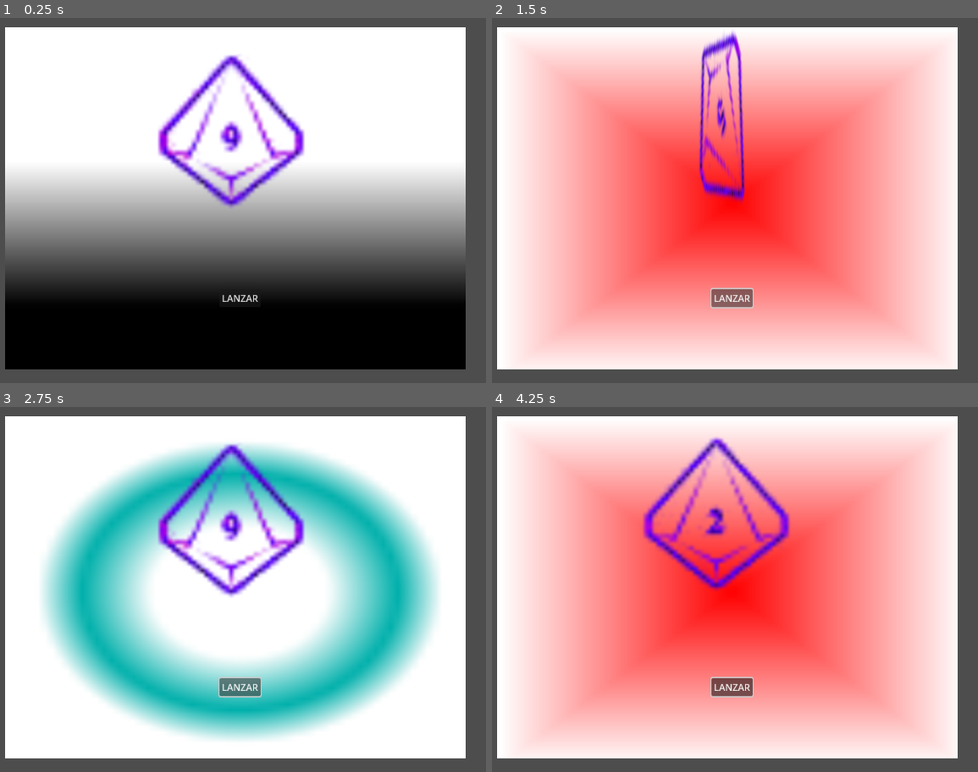
Above: before the commit, frames 1-4 (two rows, left to right).
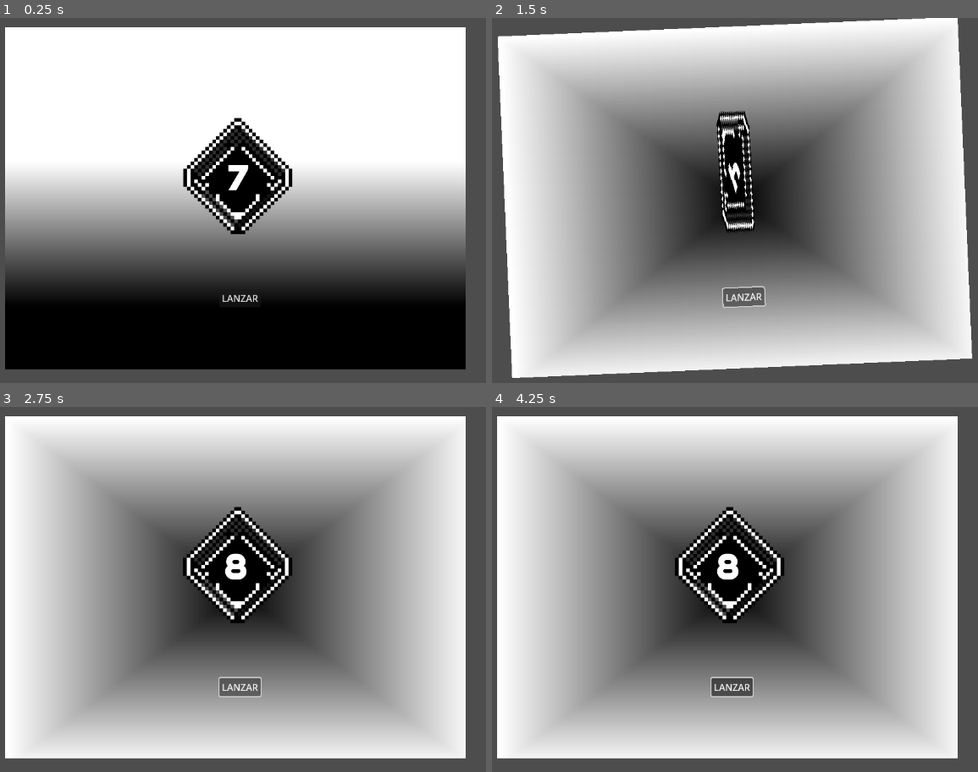
Above: after the commit, the same moments.

Repository: Rodro375/Sanda-Game-Jam-Pixel_y_Cafe
Game: Godot game, scene res://Minijuegos/Dado/minijuego_dado.tscn
Two runs of this game, one before a commit and one after it. Both use one fixed random seed, a clock stepped at 60 frames per second and the inputs below. The project has no main scene, so this scene is started directly.
Inputs (mouse positions are in pixels of both pictures, inside the frame that each line leads up to):
- Up to frame 1 (0.25 s): no input
- Up to frame 2 (1.5 s): click "LANZAR" at 0.5 s; click "LANZAR" at 1.25 s
- Up to frame 3 (2.75 s): click "LANZAR" at 2 s
- Up to frame 4 (4.25 s): move the mouse to (973, 578) at 2.77 s; tap Enter at 3.5 s; move the mouse to (691, 615) at 3.52 s

The runs differ from the first frame. In frame 1, 6.7% of the frame differs, in the area x 32-63%, y 10-60%; in frame 2, 80%, in the area x 1-99%, y 0-99%; in frame 3, 74%; in frame 4, 74%.

Commit message:
MinijuegosFinal

Diff:
--- a/Minijuegos/Dado/Recursos/PanelArriba.tres
+++ /dev/null
@@ -1,11 +0,0 @@
-[gd_resource type="GradientTexture2D" load_steps=2 format=3 uid="uid://cfrigbmhby7nq"]
-
-[sub_resource type="Gradient" id="Gradient_127pm"]
-offsets = PackedFloat32Array(0, 0.942982)
-colors = PackedColorArray(0.594789, 0.0678347, 0, 1, 1, 1, 1, 1)
-
-[resource]
-gradient = SubResource("Gradient_127pm")
-fill = 2
-fill_from = Vector2(0.5, 0.478632)
-fill_to = Vector2(0, 1)
--- a/Minijuegos/Dado/Recursos/PanelRadial2.tres
+++ /dev/null
@@ -1,12 +0,0 @@
-[gd_resource type="GradientTexture2D" load_steps=2 format=3 uid="uid://bhocddvpk4tmo"]
-
-[sub_resource type="Gradient" id="Gradient_gcrp6"]
-interpolation_mode = 2
-offsets = PackedFloat32Array(0, 0.508772, 0.714912, 0.986842)
-colors = PackedColorArray(0, 0.720471, 0.491477, 1, 0.948018, 0.98547, 0.973566, 1, 0.857979, 0.805866, 1, 1, 1, 1, 1, 1)
-
-[resource]
-gradient = SubResource("Gradient_gcrp6")
-fill = 1
-fill_from = Vector2(0.5, 0.478632)
-fill_to = Vector2(0, 1)
--- a/Minijuegos/Dado/Recursos/PanelX.tres
+++ /dev/null
@@ -1,12 +0,0 @@
-[gd_resource type="GradientTexture2D" load_steps=2 format=3 uid="uid://bsnskypj6c383"]
-
-[sub_resource type="Gradient" id="Gradient_gcrp6"]
-interpolation_mode = 2
-offsets = PackedFloat32Array(0, 0.508772, 0.714912, 0.986842)
-colors = PackedColorArray(0, 0.720471, 0.491477, 1, 0.948018, 0.98547, 0.973566, 1, 0.857979, 0.805866, 1, 1, 1, 1, 1, 1)
-
-[resource]
-gradient = SubResource("Gradient_gcrp6")
-fill = 1
-fill_from = Vector2(0.5, 0.478632)
-fill_to = Vector2(0.247863, 0.884615)
--- a/Minijuegos/Dado/Recursos/Paneldefault.tres
+++ /dev/null
@@ -1,10 +0,0 @@
-[gd_resource type="GradientTexture2D" load_steps=2 format=3 uid="uid://bytljngvgb4wv"]
-
-[sub_resource type="Gradient" id="Gradient_gcrp6"]
-colors = PackedColorArray(1, 0.76, 0.2, 1, 1, 1, 1, 1)
-
-[resource]
-gradient = SubResource("Gradient_gcrp6")
-fill = 1
-fill_from = Vector2(0.482906, 0.5)
-fill_to = Vector2(0, 1)
--- a/Minijuegos/Dado/dado.gd
+++ b/Minijuegos/Dado/dado.gd
@@ -1,19 +1,62 @@
 extends Sprite2D
-enum TipoDado{D6,D9,D12,D20}
+enum TipoDado{D6,D9,D12}
 @export var tipoDado:TipoDado
 @export var maximoTiempo:float
+@export var texturaD9:Texture2D
+@export var texturaD12: Texture2D
+var numeroIntento:int=0
+func _ready() -> void:
+	match tipoDado:
+		TipoDado.D6:
+			texture=texturaD9
+			hframes=3
+			vframes=3
+		TipoDado.D9:
+			texture=texturaD9
+			hframes=3
+			vframes=3
+		TipoDado.D12:
+			texture=texturaD12
+			hframes=4
+			vframes=3
+
 func Lanzar():
 	#MANEJO INTERNO DE PROBABILIDAD
+	numeroIntento+=1
 	var numerodado:int
+
 	match tipoDado:
-		TipoDado.D9:
-			numerodado=randi_range(1,9)
-			print(numerodado)
+		TipoDado.D6:
+
+			numerodado=randi_range(1+numeroIntento,6)
+			print("Rango",numeroIntento,"-6")
 			$AnimationPlayer.play("lanzar")
 			await get_tree().create_timer(randf_range(0.25,maximoTiempo)).timeout
 			$AnimationPlayer.stop()
 			$".".frame=numerodado-1
+			if(numeroIntento==6):	numeroIntento=0
+			if(numerodado==6):	Exito()
+			else:	Fracaso()
+		TipoDado.D9:
+			numerodado=randi_range(1+numeroIntento,9)
+			print("Rango",numeroIntento,"-9")
+			$AnimationPlayer.play("lanzar")
+			await get_tree().create_timer(randf_range(0.25,maximoTiempo)).timeout
+			$AnimationPlayer.stop()
+			$".".frame=numerodado-1
+			if(numeroIntento==9):	numeroIntento=0
 			if(numerodado==9):	Exito()
+			else:	Fracaso()
+		TipoDado.D12:
+
+			numerodado=randi_range(1+numeroIntento,12)
+			print("Rango",numeroIntento,"-12")
+			$AnimationPlayer.play("lanzar")
+			await get_tree().create_timer(randf_range(0.15,maximoTiempo)).timeout
+			$AnimationPlayer.stop()
+			$".".frame=numerodado-1
+			if(numeroIntento==12):	numeroIntento=0
+			if(numerodado==12):	Exito()
 			else:	Fracaso()
 
 func Exito():
--- a/Minijuegos/Dado/minijuego_dado.tscn
+++ b/Minijuegos/Dado/minijuego_dado.tscn
@@ -1,7 +1,8 @@
-[gd_scene load_steps=14 format=3 uid="uid://bu6icxus7uqj7"]
-
-[ext_resource type="Texture2D" uid="uid://c453myqat17jf" path="res://Minijuegos/Dado/d9.png" id="1_2ekrg"]
+[gd_scene load_steps=15 format=3 uid="uid://bu6icxus7uqj7"]
+
+[ext_resource type="Texture2D" uid="uid://cto16xe3f2e2v" path="res://Minijuegos/Dado/DadosDef/atlasD12.png" id="1_toqb1"]
 [ext_resource type="Script" uid="uid://q4i7x1ajv4p2" path="res://Minijuegos/Dado/dado.gd" id="2_toqb1"]
+[ext_resource type="Texture2D" uid="uid://d0ey0yd84np45" path="res://Minijuegos/Dado/DadosDef/AtlasD9.png" id="3_g8ns5"]
 
 [sub_resource type="Gradient" id="Gradient_toqb1"]
 offsets = PackedFloat32Array(0, 0.521429)
@@ -88,10 +89,34 @@
 "update": 1,
 "values": [SubResource("Gradient_toqb1")]
 }
+tracks/6/type = "value"
+tracks/6/imported = false
+tracks/6/enabled = true
+tracks/6/path = NodePath("../../..:position")
+tracks/6/interp = 1
+tracks/6/loop_wrap = true
+tracks/6/keys = {
+"times": PackedFloat32Array(0),
+"transitions": PackedFloat32Array(1),
+"update": 0,
+"values": [Vector2(0, 0)]
+}
+tracks/7/type = "value"
+tracks/7/imported = false
+tracks/7/enabled = true
+tracks/7/path = NodePath("../../..:rotation")
+tracks/7/interp = 1
+tracks/7/loop_wrap = true
+tracks/7/keys = {
+"times": PackedFloat32Array(0),
+"transitions": PackedFloat32Array(1),
+"update": 0,
+"values": [0.0]
+}
 
 [sub_resource type="Gradient" id="Gradient_fty55"]
 offsets = PackedFloat32Array(0.267544, 0.482456, 0.618421)
-colors = PackedColorArray(1, 1, 1, 1, 0, 0.690381, 0.6711, 1, 1, 1, 1, 1)
+colors = PackedColorArray(1, 1, 1, 1, 0, 0, 0, 1, 1, 1, 1, 1)
 
 [sub_resource type="Animation" id="Animation_bllh5"]
 resource_name = "exito"
@@ -147,7 +172,6 @@
 }
 
 [sub_resource type="Gradient" id="Gradient_bllh5"]
-colors = PackedColorArray(1, 0, 0, 1, 1, 1, 1, 1)
 
 [sub_resource type="Animation" id="Animation_b2pk8"]
 resource_name = "fracaso"
@@ -242,6 +266,30 @@
 "update": 0,
 "values": [0.0, 1.56905, 0.0]
 }
+tracks/3/type = "value"
+tracks/3/imported = false
+tracks/3/enabled = true
+tracks/3/path = NodePath("../../..:position")
+tracks/3/interp = 2
+tracks/3/loop_wrap = true
+tracks/3/keys = {
+"times": PackedFloat32Array(0, 0.25, 0.5, 0.75),
+"transitions": PackedFloat32Array(1, 1, 1, 1),
+"update": 0,
+"values": [Vector2(0, 0), Vector2(0, -20), Vector2(0, 0), Vector2(0, 20)]
+}
+tracks/4/type = "value"
+tracks/4/imported = false
+tracks/4/enabled = true
+tracks/4/path = NodePath("../../..:rotation")
+tracks/4/interp = 2
+tracks/4/loop_wrap = true
+tracks/4/keys = {
+"times": PackedFloat32Array(0, 0.25, 0.5, 0.75),
+"transitions": PackedFloat32Array(1, 1, 1, 1),
+"update": 0,
+"values": [0.0, 0.0523599, 0.0, -0.0523599]
+}
 
 [sub_resource type="AnimationLibrary" id="AnimationLibrary_fty55"]
 _data = {
@@ -255,8 +303,8 @@
 thickness = 0
 
 [node name="MinijuegoDado" type="SubViewportContainer"]
-offset_right = 40.0
-offset_bottom = 40.0
+offset_right = 800.0
+offset_bottom = 600.0
 
 [node name="SubViewport" type="SubViewport" parent="."]
 handle_input_locally = false
@@ -277,18 +325,20 @@
 size_flags_vertical = 4
 theme_override_styles/panel = SubResource("StyleBoxTexture_rrdpa")
 
-[node name="Sprite2D" type="Sprite2D" parent="SubViewport/PanelContainer"]
-position = Vector2(381, 176)
-scale = Vector2(2, 2)
-texture = ExtResource("1_2ekrg")
+[node name="dado" type="Sprite2D" parent="SubViewport/PanelContainer"]
+position = Vector2(396, 251)
+scale = Vector2(0.5, 0.5)
+texture = ExtResource("3_g8ns5")
 hframes = 3
 vframes = 3
-frame = 8
+frame = 6
 script = ExtResource("2_toqb1")
 tipoDado = 1
 maximoTiempo = 0.5
-
-[node name="AnimationPlayer" type="AnimationPlayer" parent="SubViewport/PanelContainer/Sprite2D"]
+texturaD9 = ExtResource("3_g8ns5")
+texturaD12 = ExtResource("1_toqb1")
+
+[node name="AnimationPlayer" type="AnimationPlayer" parent="SubViewport/PanelContainer/dado"]
 libraries = {
 &"": SubResource("AnimationLibrary_fty55")
 }
@@ -315,4 +365,4 @@
 size_flags_vertical = 4
 text = "LANZAR"
 
-[connection signal="pressed" from="SubViewport/PanelContainer/VBoxContainer/HBoxContainer/lanzar" to="SubViewport/PanelContainer/Sprite2D" method="Lanzar"]
+[connection signal="pressed" from="SubViewport/PanelContainer/VBoxContainer/HBoxContainer/lanzar" to="SubViewport/PanelContainer/dado" method="Lanzar"]
--- a/Minijuegos/Esquivar/escenario2.tscn
+++ b/Minijuegos/Esquivar/Etapas/escenario1.tscn
@@ -1,13 +1,13 @@
-[gd_scene load_steps=11 format=3 uid="uid://criw4g3654548"]
+[gd_scene load_steps=11 format=3 uid="uid://0trgjpw1gmg"]
 
-[ext_resource type="Script" uid="uid://bntmhg83vvum4" path="res://Minijuegos/Esquivar/movimiento.gd" id="1_edvs1"]
-[ext_resource type="Texture2D" uid="uid://bsfbdc4v3tr6a" path="res://Minijuegos/Esquivar/AssetsDef/jugador.png" id="2_yutk4"]
-[ext_resource type="Texture2D" uid="uid://bu8bq8ua18p6r" path="res://Minijuegos/Esquivar/AssetsDef/nave1.png" id="3_cnasn"]
-[ext_resource type="Script" uid="uid://bhpid5j6k62uo" path="res://Minijuegos/Esquivar/Enemigo.gd" id="4_nq2yg"]
-[ext_resource type="PackedScene" uid="uid://g63m6j66g8rn" path="res://Minijuegos/Esquivar/objetos/bala_1.tscn" id="5_33ult"]
-[ext_resource type="Texture2D" uid="uid://de255pgq1x83q" path="res://Minijuegos/Esquivar/AssetsDef/nave3.png" id="6_cd08r"]
-[ext_resource type="Texture2D" uid="uid://bm73nyu0vdf3l" path="res://Minijuegos/Esquivar/AssetsDef/nave2.png" id="7_5rj7b"]
-[ext_resource type="PackedScene" uid="uid://c40udwia5odnw" path="res://Minijuegos/Esquivar/objetos/bala_2.tscn" id="8_ccwln"]
+[ext_resource type="Script" uid="uid://bntmhg83vvum4" path="res://Minijuegos/Esquivar/Scripts/movimiento.gd" id="1_r8i0o"]
+[ext_resource type="Texture2D" uid="uid://bsfbdc4v3tr6a" path="res://Minijuegos/Esquivar/AssetsDef/jugador.png" id="2_q71a4"]
+[ext_resource type="Texture2D" uid="uid://bu8bq8ua18p6r" path="res://Minijuegos/Esquivar/AssetsDef/nave1.png" id="3_xhv4h"]
+[ext_resource type="Script" uid="uid://bhpid5j6k62uo" path="res://Minijuegos/Esquivar/Scripts/Enemigo.gd" id="4_nptv2"]
+[ext_resource type="PackedScene" uid="uid://g63m6j66g8rn" path="res://Minijuegos/Esquivar/objetos/bala_1.tscn" id="5_clfdc"]
+[ext_resource type="Texture2D" uid="uid://de255pgq1x83q" path="res://Minijuegos/Esquivar/AssetsDef/nave3.png" id="6_x04cj"]
+[ext_resource type="Texture2D" uid="uid://bm73nyu0vdf3l" path="res://Minijuegos/Esquivar/AssetsDef/nave2.png" id="7_t2qb8"]
+[ext_resource type="PackedScene" uid="uid://c40udwia5odnw" path="res://Minijuegos/Esquivar/objetos/bala_2.tscn" id="8_my0xu"]
 
 [sub_resource type="StyleBoxFlat" id="StyleBoxFlat_r8i0o"]
 draw_center = false
@@ -42,7 +42,7 @@
 gravity_scale = 0.0
 freeze = true
 freeze_mode = 1
-script = ExtResource("1_edvs1")
+script = ExtResource("1_r8i0o")
 velocidad = 0.1
 
 [node name="CollisionShape2D" type="CollisionShape2D" parent="jugador"]
@@ -52,40 +52,40 @@
 [node name="Sprite2D" type="Sprite2D" parent="jugador/CollisionShape2D"]
 show_behind_parent = true
 position = Vector2(-3.33333, 6.66667)
-texture = ExtResource("2_yutk4")
+texture = ExtResource("2_q71a4")
 
 [node name="EnemigoVerde" type="Sprite2D" parent="." node_paths=PackedStringArray("espacioBalistico")]
-position = Vector2(113, 487)
+position = Vector2(143, 228)
 scale = Vector2(0.3, 0.3)
-texture = ExtResource("3_cnasn")
-script = ExtResource("4_nq2yg")
+texture = ExtResource("3_xhv4h")
+script = ExtResource("4_nptv2")
 comportamiento = 0
 intervalosDisparo = Array[float]([1.0, 1.25, 1.0, 0.5, 0.25])
-proyectilNormal = ExtResource("5_33ult")
+proyectilNormal = ExtResource("5_clfdc")
 velocidadesBala = Array[float]([300.0, 350.0, 650.0, 950.0, 1500.0])
 espacioBalistico = NodePath("../espacioBalas")
 
 [node name="EnemigoRojo" type="Sprite2D" parent="." node_paths=PackedStringArray("espacioBalistico")]
-position = Vector2(706, 496)
+position = Vector2(662, 249)
 scale = Vector2(0.3, 0.3)
-texture = ExtResource("6_cd08r")
-script = ExtResource("4_nq2yg")
+texture = ExtResource("6_x04cj")
+script = ExtResource("4_nptv2")
 comportamiento = 0
 intervalosDisparo = Array[float]([1.0, 1.25, 1.0, 0.5, 0.25])
-proyectilNormal = ExtResource("5_33ult")
+proyectilNormal = ExtResource("5_clfdc")
 velocidadesBala = Array[float]([300.0, 350.0, 650.0, 950.0, 1500.0])
 espacioBalistico = NodePath("../espacioBalas")
 
 [node name="EnemigoAzul" type="Sprite2D" parent="." node_paths=PackedStringArray("espacioBalistico")]
-position = Vector2(386, 87)
+position = Vector2(391, 116)
 scale = Vector2(0.3, 0.3)
-texture = ExtResource("7_5rj7b")
-script = ExtResource("4_nq2yg")
+texture = ExtResource("7_t2qb8")
+script = ExtResource("4_nptv2")
 comportamiento = 0
 intervalosDisparo = Array[float]([1.0, 1.25, 1.0, 0.5, 0.25])
-proyectilNormal = ExtResource("5_33ult")
+proyectilNormal = ExtResource("5_clfdc")
 velocidadesBala = Array[float]([300.0, 350.0, 650.0, 950.0, 1500.0])
-proyectilEspecial = ExtResource("8_ccwln")
+proyectilEspecial = ExtResource("8_my0xu")
 espacioBalistico = NodePath("../espacioBalas")
 
 [connection signal="body_entered" from="jugador" to="jugador" method="_on_body_entered"]
--- a/Minijuegos/Esquivar/escenario1.tscn
+++ b/Minijuegos/Esquivar/Etapas/escenario2.tscn
@@ -1,13 +1,13 @@
-[gd_scene load_steps=11 format=3 uid="uid://0trgjpw1gmg"]
+[gd_scene load_steps=11 format=3 uid="uid://criw4g3654548"]
 
-[ext_resource type="Script" uid="uid://bntmhg83vvum4" path="res://Minijuegos/Esquivar/movimiento.gd" id="1_r8i0o"]
-[ext_resource type="Texture2D" uid="uid://bsfbdc4v3tr6a" path="res://Minijuegos/Esquivar/AssetsDef/jugador.png" id="2_q71a4"]
-[ext_resource type="Texture2D" uid="uid://bu8bq8ua18p6r" path="res://Minijuegos/Esquivar/AssetsDef/nave1.png" id="3_xhv4h"]
-[ext_resource type="Script" uid="uid://bhpid5j6k62uo" path="res://Minijuegos/Esquivar/Enemigo.gd" id="4_nptv2"]
-[ext_resource type="PackedScene" uid="uid://g63m6j66g8rn" path="res://Minijuegos/Esquivar/objetos/bala_1.tscn" id="5_clfdc"]
-[ext_resource type="Texture2D" uid="uid://de255pgq1x83q" path="res://Minijuegos/Esquivar/AssetsDef/nave3.png" id="6_x04cj"]
-[ext_resource type="Texture2D" uid="uid://bm73nyu0vdf3l" path="res://Minijuegos/Esquivar/AssetsDef/nave2.png" id="7_t2qb8"]
-[ext_resource type="PackedScene" uid="uid://c40udwia5odnw" path="res://Minijuegos/Esquivar/objetos/bala_2.tscn" id="8_my0xu"]
+[ext_resource type="Script" uid="uid://bntmhg83vvum4" path="res://Minijuegos/Esquivar/Scripts/movimiento.gd" id="1_edvs1"]
+[ext_resource type="Texture2D" uid="uid://bsfbdc4v3tr6a" path="res://Minijuegos/Esquivar/AssetsDef/jugador.png" id="2_yutk4"]
+[ext_resource type="Texture2D" uid="uid://bu8bq8ua18p6r" path="res://Minijuegos/Esquivar/AssetsDef/nave1.png" id="3_cnasn"]
+[ext_resource type="Script" uid="uid://bhpid5j6k62uo" path="res://Minijuegos/Esquivar/Scripts/Enemigo.gd" id="4_nq2yg"]
+[ext_resource type="PackedScene" uid="uid://g63m6j66g8rn" path="res://Minijuegos/Esquivar/objetos/bala_1.tscn" id="5_33ult"]
+[ext_resource type="Texture2D" uid="uid://de255pgq1x83q" path="res://Minijuegos/Esquivar/AssetsDef/nave3.png" id="6_cd08r"]
+[ext_resource type="Texture2D" uid="uid://bm73nyu0vdf3l" path="res://Minijuegos/Esquivar/AssetsDef/nave2.png" id="7_5rj7b"]
+[ext_resource type="PackedScene" uid="uid://c40udwia5odnw" path="res://Minijuegos/Esquivar/objetos/bala_2.tscn" id="8_ccwln"]
 
 [sub_resource type="StyleBoxFlat" id="StyleBoxFlat_r8i0o"]
 draw_center = false
@@ -42,7 +42,7 @@
 gravity_scale = 0.0
 freeze = true
 freeze_mode = 1
-script = ExtResource("1_r8i0o")
+script = ExtResource("1_edvs1")
 velocidad = 0.1
 
 [node name="CollisionShape2D" type="CollisionShape2D" parent="jugador"]
@@ -52,40 +52,40 @@
 [node name="Sprite2D" type="Sprite2D" parent="jugador/CollisionShape2D"]
 show_behind_parent = true
 position = Vector2(-3.33333, 6.66667)
-texture = ExtResource("2_q71a4")
+texture = ExtResource("2_yutk4")
 
 [node name="EnemigoVerde" type="Sprite2D" parent="." node_paths=PackedStringArray("espacioBalistico")]
-position = Vector2(143, 228)
+position = Vector2(113, 487)
 scale = Vector2(0.3, 0.3)
-texture = ExtResource("3_xhv4h")
-script = ExtResource("4_nptv2")
+texture = ExtResource("3_cnasn")
+script = ExtResource("4_nq2yg")
 comportamiento = 0
 intervalosDisparo = Array[float]([1.0, 1.25, 1.0, 0.5, 0.25])
-proyectilNormal = ExtResource("5_clfdc")
+proyectilNormal = ExtResource("5_33ult")
 velocidadesBala = Array[float]([300.0, 350.0, 650.0, 950.0, 1500.0])
 espacioBalistico = NodePath("../espacioBalas")
 
 [node name="EnemigoRojo" type="Sprite2D" parent="." node_paths=PackedStringArray("espacioBalistico")]
-position = Vector2(662, 249)
+position = Vector2(706, 496)
 scale = Vector2(0.3, 0.3)
-texture = ExtResource("6_x04cj")
-script = ExtResource("4_nptv2")
+texture = ExtResource("6_cd08r")
+script = ExtResource("4_nq2yg")
 comportamiento = 0
 intervalosDisparo = Array[float]([1.0, 1.25, 1.0, 0.5, 0.25])
-proyectilNormal = ExtResource("5_clfdc")
+proyectilNormal = ExtResource("5_33ult")
 velocidadesBala = Array[float]([300.0, 350.0, 650.0, 950.0, 1500.0])
 espacioBalistico = NodePath("../espacioBalas")
 
 [node name="EnemigoAzul" type="Sprite2D" parent="." node_paths=PackedStringArray("espacioBalistico")]
-position = Vector2(391, 116)
+position = Vector2(386, 87)
 scale = Vector2(0.3, 0.3)
-texture = ExtResource("7_t2qb8")
-script = ExtResource("4_nptv2")
+texture = ExtResource("7_5rj7b")
+script = ExtResource("4_nq2yg")
 comportamiento = 0
 intervalosDisparo = Array[float]([1.0, 1.25, 1.0, 0.5, 0.25])
-proyectilNormal = ExtResource("5_clfdc")
+proyectilNormal = ExtResource("5_33ult")
 velocidadesBala = Array[float]([300.0, 350.0, 650.0, 950.0, 1500.0])
-proyectilEspecial = ExtResource("8_my0xu")
+proyectilEspecial = ExtResource("8_ccwln")
 espacioBalistico = NodePath("../espacioBalas")
 
 [connection signal="body_entered" from="jugador" to="jugador" method="_on_body_entered"]
--- a/Minijuegos/Esquivar/escenario3.tscn
+++ b/Minijuegos/Esquivar/Etapas/escenario3.tscn
@@ -1,9 +1,9 @@
 [gd_scene load_steps=12 format=3 uid="uid://cdbbpdjltkhmt"]
 
-[ext_resource type="Script" uid="uid://bntmhg83vvum4" path="res://Minijuegos/Esquivar/movimiento.gd" id="1_is1la"]
+[ext_resource type="Script" uid="uid://bntmhg83vvum4" path="res://Minijuegos/Esquivar/Scripts/movimiento.gd" id="1_is1la"]
 [ext_resource type="Texture2D" uid="uid://bsfbdc4v3tr6a" path="res://Minijuegos/Esquivar/AssetsDef/jugador.png" id="2_fmtts"]
 [ext_resource type="Texture2D" uid="uid://bu8bq8ua18p6r" path="res://Minijuegos/Esquivar/AssetsDef/nave1.png" id="3_wowlj"]
-[ext_resource type="Script" uid="uid://bhpid5j6k62uo" path="res://Minijuegos/Esquivar/Enemigo.gd" id="4_ekk2b"]
+[ext_resource type="Script" uid="uid://bhpid5j6k62uo" path="res://Minijuegos/Esquivar/Scripts/Enemigo.gd" id="4_ekk2b"]
 [ext_resource type="PackedScene" uid="uid://g63m6j66g8rn" path="res://Minijuegos/Esquivar/objetos/bala_1.tscn" id="5_a5wyi"]
 [ext_resource type="Texture2D" uid="uid://de255pgq1x83q" path="res://Minijuegos/Esquivar/AssetsDef/nave3.png" id="6_30uk7"]
 
--- a/Minijuegos/Esquivar/escenario4.tscn
+++ b/Minijuegos/Esquivar/Etapas/escenario4.tscn
@@ -1,9 +1,9 @@
 [gd_scene load_steps=11 format=3 uid="uid://btmf84qvr7jbr"]
 
-[ext_resource type="Script" uid="uid://bntmhg83vvum4" path="res://Minijuegos/Esquivar/movimiento.gd" id="1_76kxt"]
+[ext_resource type="Script" uid="uid://bntmhg83vvum4" path="res://Minijuegos/Esquivar/Scripts/movimiento.gd" id="1_76kxt"]
 [ext_resource type="Texture2D" uid="uid://bsfbdc4v3tr6a" path="res://Minijuegos/Esquivar/AssetsDef/jugador.png" id="2_eedqs"]
 [ext_resource type="Texture2D" uid="uid://bu8bq8ua18p6r" path="res://Minijuegos/Esquivar/AssetsDef/nave1.png" id="3_x0m1x"]
-[ext_resource type="Script" uid="uid://bhpid5j6k62uo" path="res://Minijuegos/Esquivar/Enemigo.gd" id="4_niv53"]
+[ext_resource type="Script" uid="uid://bhpid5j6k62uo" path="res://Minijuegos/Esquivar/Scripts/Enemigo.gd" id="4_niv53"]
 [ext_resource type="PackedScene" uid="uid://g63m6j66g8rn" path="res://Minijuegos/Esquivar/objetos/bala_1.tscn" id="5_xsn58"]
 
 [sub_resource type="StyleBoxFlat" id="StyleBoxFlat_r8i0o"]
--- a/Minijuegos/Esquivar/escenario5.tscn
+++ b/Minijuegos/Esquivar/Etapas/escenario5.tscn
@@ -1,9 +1,9 @@
 [gd_scene load_steps=13 format=3 uid="uid://bkcc4ck6epv8a"]
 
-[ext_resource type="Script" uid="uid://bntmhg83vvum4" path="res://Minijuegos/Esquivar/movimiento.gd" id="1_s3niw"]
+[ext_resource type="Script" uid="uid://bntmhg83vvum4" path="res://Minijuegos/Esquivar/Scripts/movimiento.gd" id="1_s3niw"]
 [ext_resource type="Texture2D" uid="uid://bsfbdc4v3tr6a" path="res://Minijuegos/Esquivar/AssetsDef/jugador.png" id="2_xu6ed"]
 [ext_resource type="Texture2D" uid="uid://bu8bq8ua18p6r" path="res://Minijuegos/Esquivar/AssetsDef/nave1.png" id="3_yu0y8"]
-[ext_resource type="Script" uid="uid://bhpid5j6k62uo" path="res://Minijuegos/Esquivar/Enemigo.gd" id="4_rv7wd"]
+[ext_resource type="Script" uid="uid://bhpid5j6k62uo" path="res://Minijuegos/Esquivar/Scripts/Enemigo.gd" id="4_rv7wd"]
 [ext_resource type="PackedScene" uid="uid://g63m6j66g8rn" path="res://Minijuegos/Esquivar/objetos/bala_1.tscn" id="5_gt6vp"]
 [ext_resource type="Texture2D" uid="uid://de255pgq1x83q" path="res://Minijuegos/Esquivar/AssetsDef/nave3.png" id="6_xu6ed"]
 
--- a/Minijuegos/Esquivar/MinijuegoEsquivar.tscn
+++ b/Minijuegos/Esquivar/MinijuegoEsquivar.tscn
@@ -1,6 +1,6 @@
 [gd_scene load_steps=3 format=3 uid="uid://bquflvieturyn"]
 
-[ext_resource type="PackedScene" uid="uid://0trgjpw1gmg" path="res://Minijuegos/Esquivar/escenario1.tscn" id="1_eajab"]
+[ext_resource type="PackedScene" uid="uid://0trgjpw1gmg" path="res://Minijuegos/Esquivar/Etapas/escenario1.tscn" id="1_eajab"]
 
 [sub_resource type="StyleBoxFlat" id="StyleBoxFlat_1q3wr"]
 draw_center = false
--- a/Minijuegos/Esquivar/objetos/bala_2.tscn
+++ b/Minijuegos/Esquivar/objetos/bala_2.tscn
@@ -1,6 +1,6 @@
 [gd_scene load_steps=3 format=3 uid="uid://c40udwia5odnw"]
 
-[ext_resource type="Texture2D" uid="uid://ben54603oii1x" path="res://Minijuegos/Esquivar/sprites/rayorojo.png" id="1_yvmop"]
+[ext_resource type="Texture2D" uid="uid://ben54603oii1x" path="res://Minijuegos/Esquivar/AssetsDef/rayorojo.png" id="1_yvmop"]
 
 [sub_resource type="RectangleShape2D" id="RectangleShape2D_7wul7"]
 size = Vector2(35, 14.5)
Binary file added: Minijuegos/Dado/DadosDef/AtlasD9.png
Not shown, changed: Minijuegos/Dado/DadosDef/AtlasD9.png.import
Binary file added: Minijuegos/Dado/DadosDef/atlasD12.png
Not shown, changed: Minijuegos/Dado/DadosDef/atlasD12.png.import
Binary file removed: Minijuegos/Dado/d12.png
Binary file removed: Minijuegos/Dado/d9.png
Binary file removed: Minijuegos/Dado/iconos.jpg
Not shown, removed: Minijuegos/Dado/iconos.jpg.import
Renamed: Minijuegos/Esquivar/sprites/rayorojo.png -> Minijuegos/Esquivar/AssetsDef/rayorojo.png
Not shown, changed: Minijuegos/Esquivar/AssetsDef/rayorojo.png.import
Renamed: Minijuegos/Esquivar/Enemigo.gd -> Minijuegos/Esquivar/Scripts/Enemigo.gd
Renamed: Minijuegos/Esquivar/Enemigo.gd.uid -> Minijuegos/Esquivar/Scripts/Enemigo.gd.uid
(and 14 more such lines)
